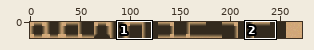
File history of a sprite sheet, assets/img/tiles.png. The first picture is a wide view before the edit; the outline marks the close-up.
Close-up. Before the commit:
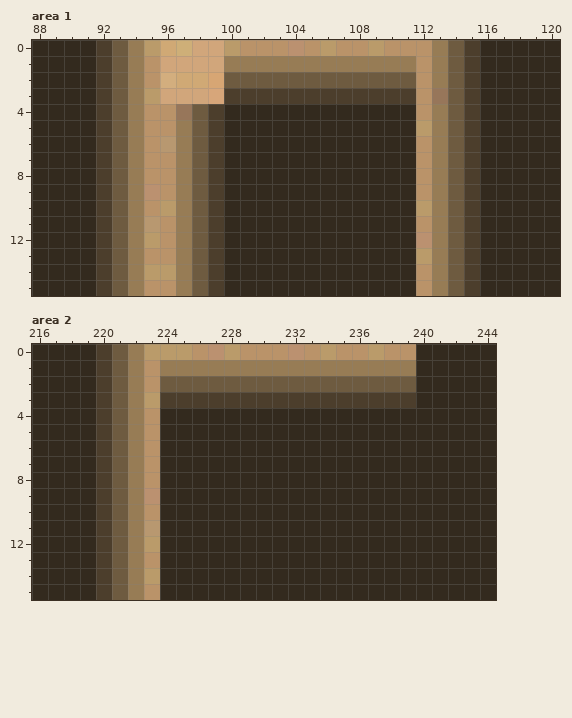
The file is 272x16 pixels. Colours within 5 levels of each other are drawn and written as one. Shown: area 1: x 88..120, y 0..15; area 2: x 216..244, y 0..15. The commit also changed other parts of the picture, which this record leaves out.
The same view after the edit:
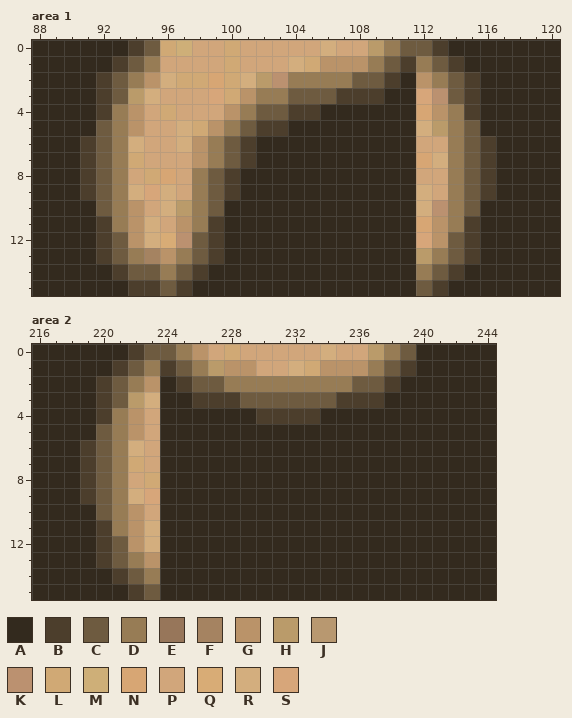
Palette (. is transparent): A #332a1e  B #4c3e2c  C #6e5b40  D #977c55  E #97765a  F #a58361  G #ba9369  H #ba9b6a  J #b89870  K #bb9170  L #d0a975  M #ceaf78  N #d7a674  P #d1a67b  Q #d8ac76  R #d3ae7e  S #d7a67a
Change:
{"where": "area 1"}
{"y":0,"x":92,"old":"BCDH","new":"AABC"}
{"y":0,"x":100,"old":"HGGGKGHGG","new":"LPPPPPRPP"}
{"y":0,"x":110,"old":"GGGDCB","new":"DCCBAA"}
{"y":1,"x":92,"old":"BCDG","new":"ABCD"}
{"y":1,"x":100,"old":"DDDDDDDDD","new":"LPPPRLGGG"}
{"y":1,"x":110,"old":"DDGDCB","new":"CBDCBA"}
{"y":2,"x":100,"old":"CCCCCCCC","new":"LRHKDDDD"}
{"y":2,"x":110,"old":"CC","new":"BA"}
{"y":3,"x":94,"old":"DH","new":"HR"}
{"y":3,"x":100,"old":"BBBBBBB","new":"LGDDCCC"}
{"y":3,"x":110,"old":"BBGE","new":"AASK"}
{"y":4,"x":93,"old":"CDGGECBAAAAAA","new":"DGPLPPPGDCCBB"}
{"y":4,"x":112,"old":"GDC","new":"NGD"}
{"y":5,"x":92,"old":"BCDGGDCBAAAA","new":"CDGPPRLGDCBB"}
{"y":5,"x":112,"old":"HDCB","new":"RHDC"}
{"y":6,"x":91,"old":"ABCDGJDCBAA","new":"BCDRPPRGDCB"}
{"y":6,"x":112,"old":"GDCBA","new":"PPDCB"}
{"y":7,"x":91,"old":"ABCDGGDCBAA","new":"BCDLPPPGDCB"}
{"y":7,"x":112,"old":"GDCBA","new":"NRDCB"}
{"y":8,"x":91,"old":"ABCDGGDCBA","new":"BCDPLNPDCB"}
{"y":8,"x":112,"old":"GDCBA","new":"PPDCB"}
{"y":9,"x":91,"old":"ABCDKGDCBA","new":"BCDRSRPDCB"}
{"y":9,"x":112,"old":"GDCBA","new":"RPDCB"}
{"y":10,"x":92,"old":"BCDGHDCB","new":"CDGPRHDC"}
{"y":10,"x":112,"old":"HDCB","new":"RKDC"}
{"y":11,"x":93,"old":"CDJGDC","new":"DGRPGD"}
{"y":11,"x":112,"old":"GDC","new":"NGD"}
{"y":12,"x":94,"old":"DHGD","new":"GRQK"}
{"y":12,"x":112,"old":"KD","new":"SG"}
{"y":13,"x":95,"old":"G","new":"F"}
{"y":14,"x":92,"old":"BCDHHDCB","new":"ABCCDCBA"}
{"y":14,"x":112,"old":"GDCB","new":"DCBA"}
{"y":15,"x":92,"old":"BCDGGDCB","new":"AABBCBAA"}
{"y":15,"x":112,"old":"GDCB","new":"CBAA"}
{"where": "area 2"}
{"y":0,"x":220,"old":"BCDHHH","new":"AABCCD"}
{"y":0,"x":227,"old":"KHGGGKGHGG","new":"PLPPPPPRPP"}
{"y":0,"x":238,"old":"GG","new":"DC"}
{"y":1,"x":220,"old":"BCDGDD","new":"ABCDBC"}
{"y":1,"x":227,"old":"DDDDDDDDDD","new":"HGGPPRLGGG"}
{"y":1,"x":238,"old":"DD","new":"CB"}
{"y":2,"x":224,"old":"CC","new":"AB"}
{"y":2,"x":228,"old":"CCCCCCCC","new":"DDDDDDDD"}
{"y":2,"x":238,"old":"CC","new":"BA"}
{"y":3,"x":222,"old":"DHBB","new":"HRAA"}
{"y":3,"x":229,"old":"BBBBBB","new":"CCCCCC"}
{"y":3,"x":238,"old":"BB","new":"AA"}
{"y":4,"x":221,"old":"CDG","new":"DGP"}
{"y":4,"x":230,"old":"AAAA","new":"BBBB"}
{"y":5,"x":220,"old":"BCDG","new":"CDGP"}
{"y":6,"x":219,"old":"ABCDG","new":"BCDRP"}
{"y":7,"x":219,"old":"ABCDG","new":"BCDLP"}
{"y":8,"x":219,"old":"ABCDG","new":"BCDPL"}
{"y":9,"x":219,"old":"ABCDK","new":"BCDRS"}
{"y":10,"x":220,"old":"BCDG","new":"CDGP"}
{"y":11,"x":221,"old":"CDJ","new":"DGR"}
{"y":12,"x":222,"old":"DH","new":"GR"}
{"y":14,"x":220,"old":"BCDH","new":"ABCD"}
{"y":15,"x":220,"old":"BCDG","new":"AABC"}
{"label":"changed","picture_box":[80,40,496,296]}
{"label":"changed","picture_box":[80,344,416,600]}
